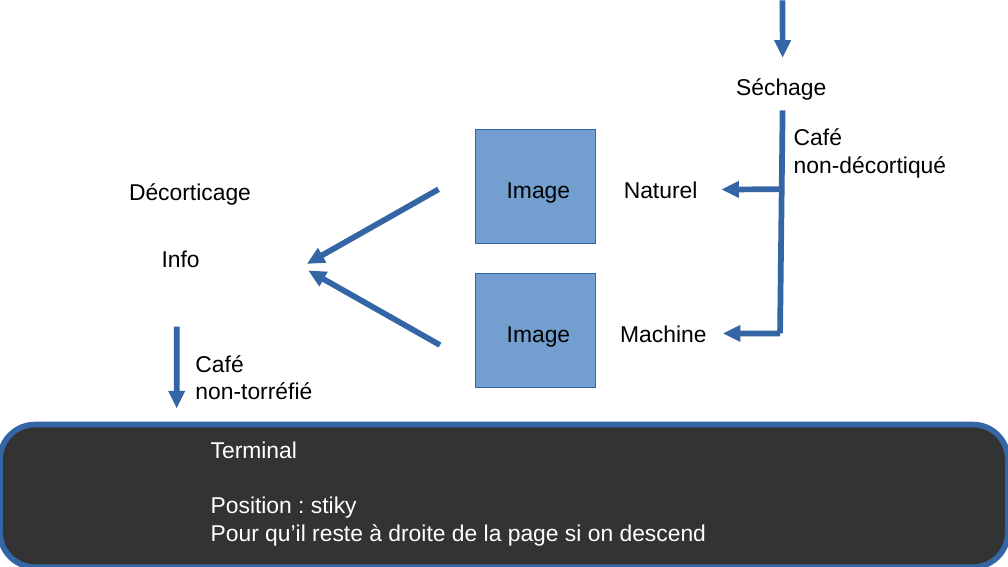
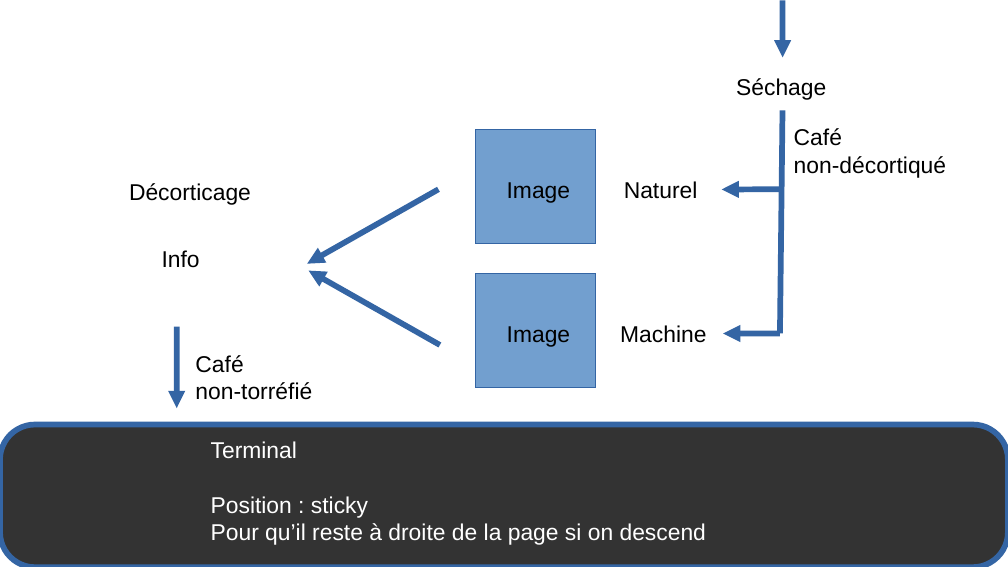
Before and after one commit to certainementalentour/site, a slide deck: slide 2 of SchemaPageFabricationV2.odp. Drawn at 1008x567 pixels with LibreOffice and Linux fonts; fonts in the diff are those of the drawing. Boxes give left, top, right and bottom in pixels: in the first picture for what was removed or moved away, otherwise in the second. Text is boxed around its words. In the diff, an @@ line names an element or a change of style, - is before the commit and + after.

```diff
--- a/SchemaPageFabricationV2.odp
+++ b/SchemaPageFabricationV2.odp
@@ freeform shape at <box>0,424,1008,567</box>: outline redrawn @@
@@ text at <box>211,496,368,518</box>: text changed @@
-Position : stiky
+Position : sticky
```
Also in this commit, not shown: 3 other slides changed, 10 other files.
